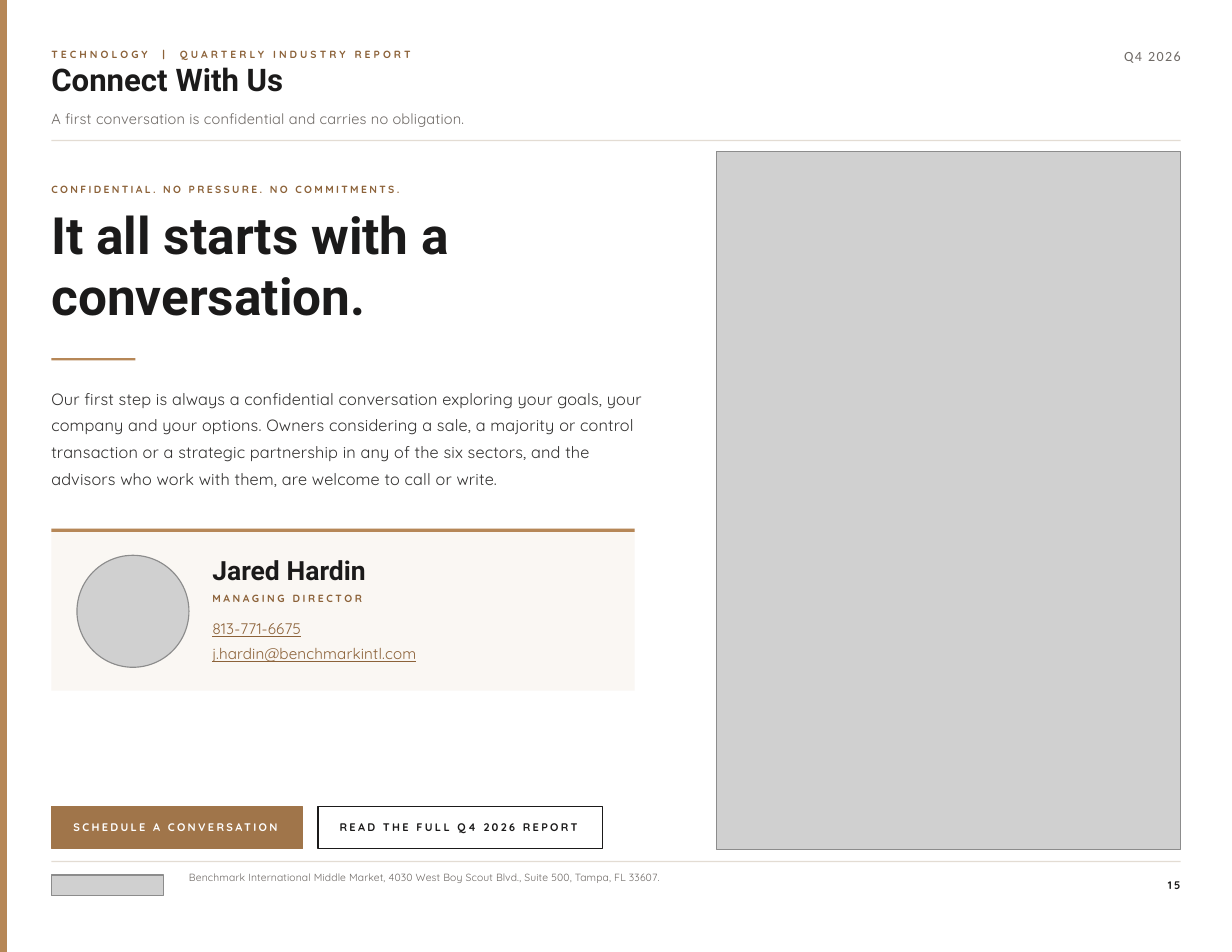
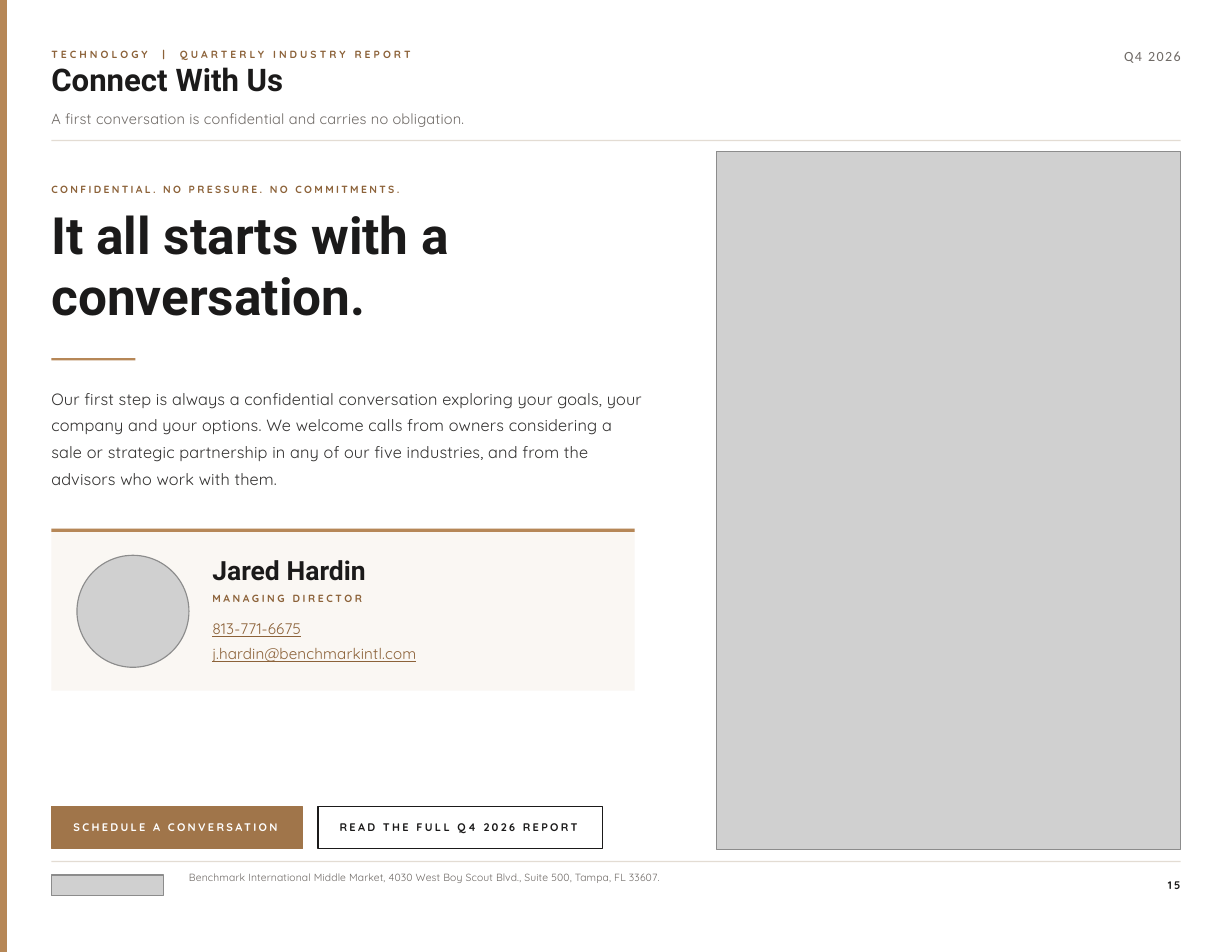
Before and after one commit to jp-hardin/about, a slide deck: slide 15 of mid-market-practice/_build/reports/technology-q4-2026/brief.pptx. Drawn at 1232x952 pixels with LibreOffice and Linux fonts; fonts in the diff are those of the drawing; grey boxes stand for pictures. Boxes give left, top, right and bottom in pixels: in the first picture for what was removed or moved away, otherwise in the second. Text is boxed around its words. In the diff, an @@ line names an element or a change of style, - is before the commit and + after.

```diff
--- a/mid-market-practice/_build/reports/technology-q4-2026/brief.pptx
+++ b/mid-market-practice/_build/reports/technology-q4-2026/brief.pptx
@@ text at <box>51,393,642,485</box>: text changed @@
-Our first step is always a confidential conversation exploring your goals, your company and your options. Owners considering a sale, a majority or control transaction or a strategic partnership in any of the six sectors, and the advisors who work with them, are welcome to call or write.
+Our first step is always a confidential conversation exploring your goals, your company and your options. We welcome calls from owners considering a sale or strategic partnership in any of our five industries, and from the advisors who work with them.
```
Also in this commit, not shown: 2 other slides changed, 31 other files.
